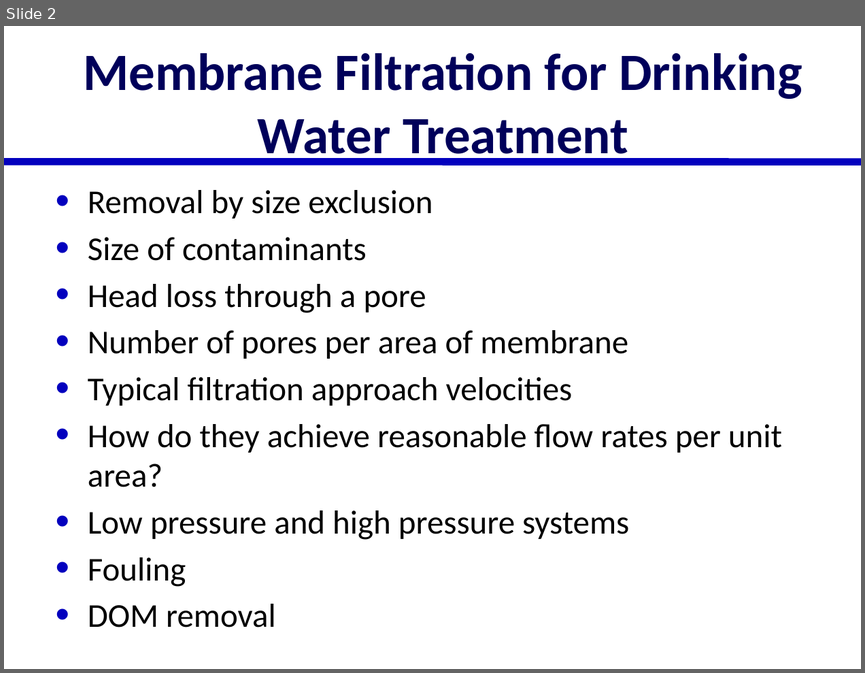
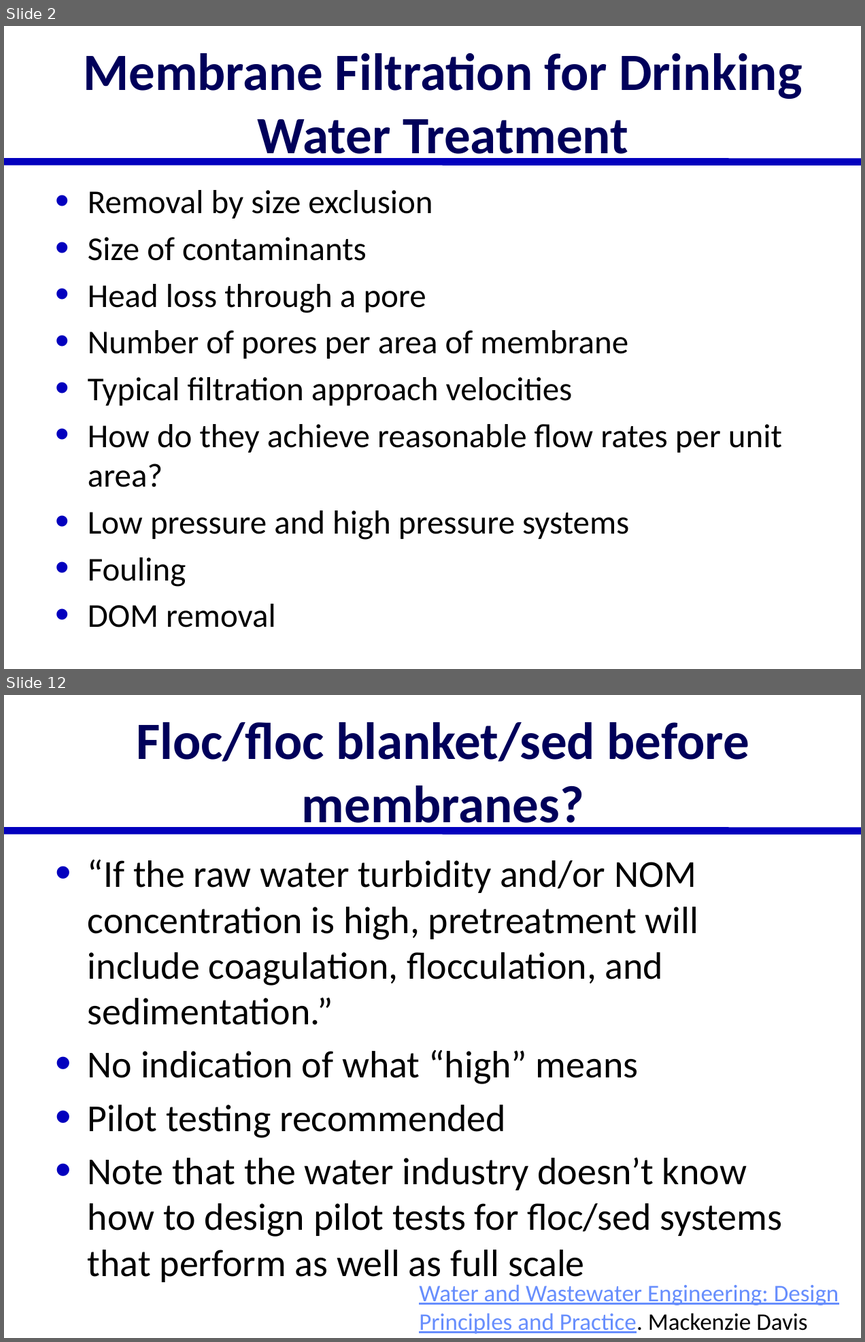
Before and after one commit to AguaClara/SWOT, a slide deck: Lectures/In Class/Membrane Filtration.pptx. Shown one above the other, each under a label of ours: slide 2 before the commit, slides 2 and 12 after it; the slides between them are not shown. The pictures are 865x673 and 865x1342 pixels, drawn with LibreOffice and Linux fonts; fonts in the diff are those of the drawing. Boxes give left, top, right and bottom in pixels: in the first picture for what was removed or moved away, otherwise in the second. Text is boxed around its words. In the diff, an @@ line names an element or a change of style, - is before the commit and + after.

Commit message:
membranes

```diff
--- a/Lectures/In Class/Membrane Filtration.pptx
+++ b/Lectures/In Class/Membrane Filtration.pptx
@@ slide 12 added at (4,695,861,1338), background #FFFFFF; not listed: 1 template element that a slide beside it also shows @@
@@ title added at (136,722,749,834), 44 pt, text #00005A, bold @@
+Floc/floc blanket/sed before membranes?
@@ text added at (88,859,782,1285), 32 pt, text #000000 @@
+• “If the raw water turbidity and/or NOM concentration is high, pretreatment will include coagulation, flocculation, and sedimentation.”
+• No indication of what “high” means
+• Pilot testing recommended
+• Note that the water industry doesn’t know how to design pilot tests for floc/sed systems that perform as well as full scale
@@ text added at (419,1284,839,1334), 20 pt, text #678EFD, underline @@
+Water and Wastewater Engineering: Design Principles and Practice. Mackenzie Davis
```
Also in this commit, not shown: 1 slide changed, 11 other slides added, 1 slide removed, 3 other files.
